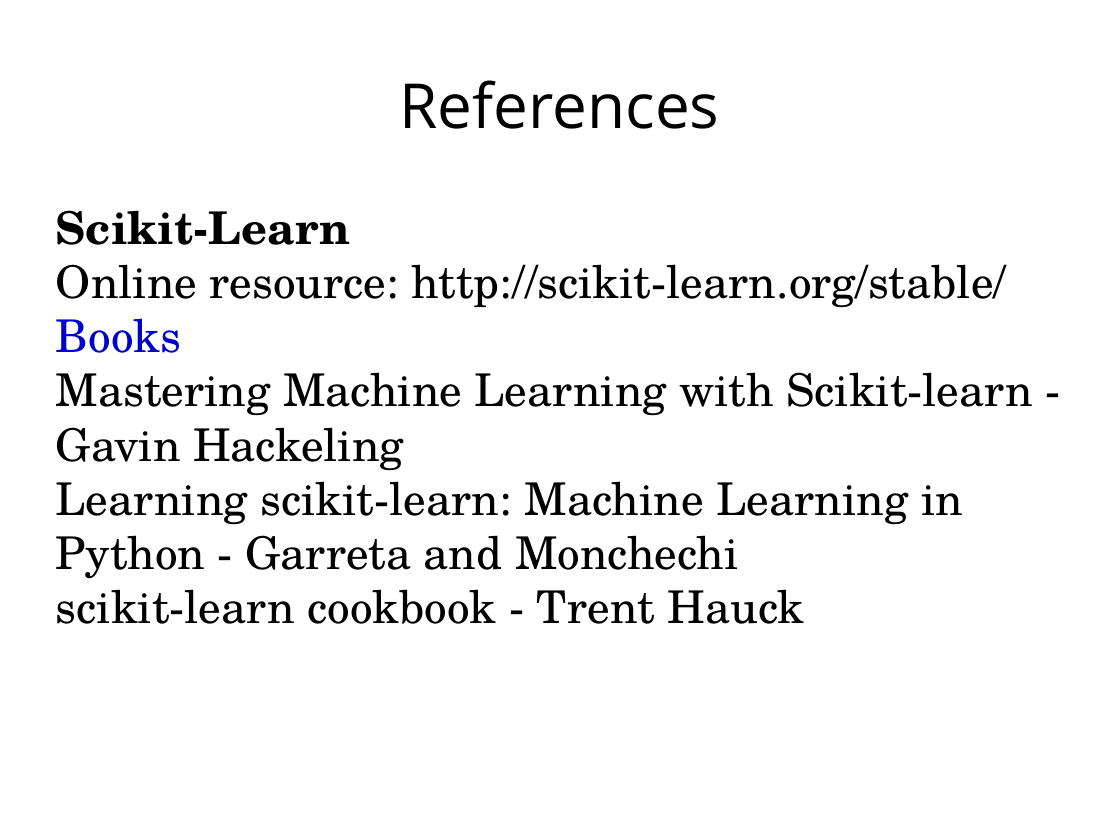
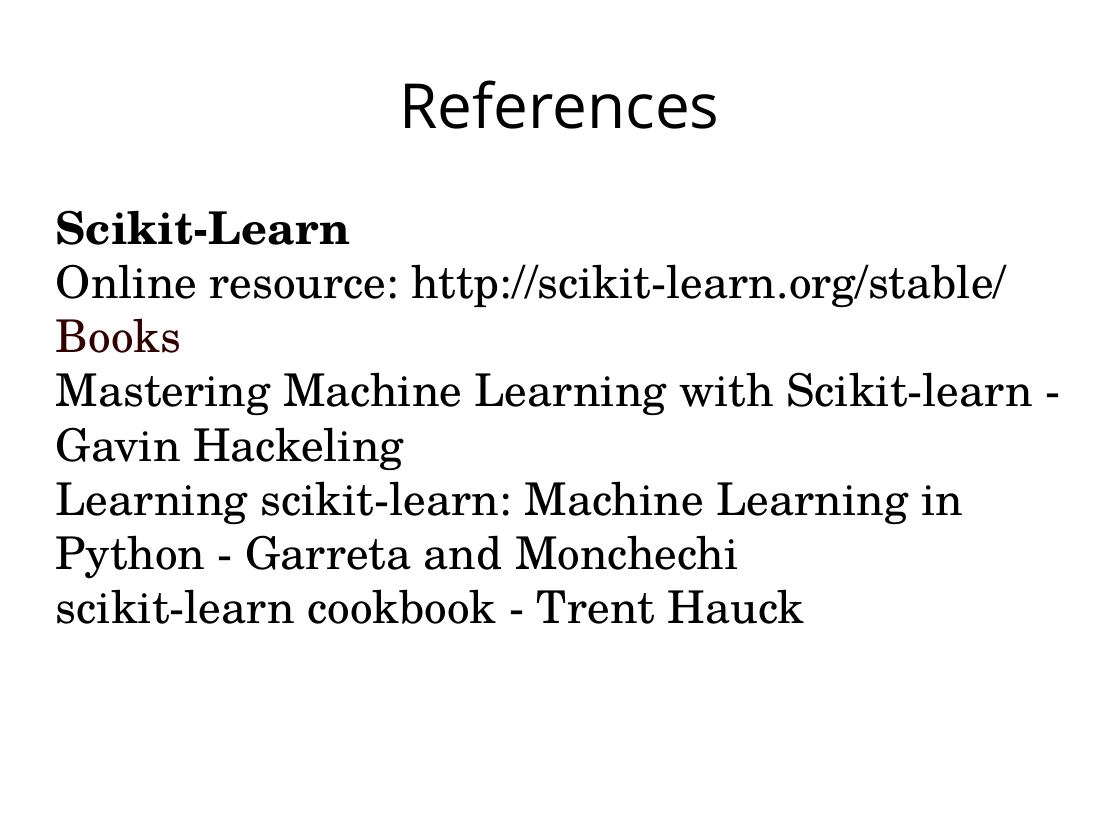
Before and after one commit to femibyte/intro_datascience_python, a slide deck: slide 42 of IntroToDataScienceUsingPython.pptx (slide 41 before the commit). Drawn at 1120x840 pixels with LibreOffice and Linux fonts; fonts in the diff are those of the drawing. Boxes give left, top, right and bottom in pixels: in the first picture for what was removed or moved away, otherwise in the second. Text is boxed around its words. In the diff, an @@ line names an element or a change of style, - is before the commit and + after.

```diff
--- a/IntroToDataScienceUsingPython.pptx
+++ b/IntroToDataScienceUsingPython.pptx
@@ text at [56,318,182,353]: text colour #0000CC to #330000 in "Books" @@
```
Also in this commit, not shown: 7 other slides changed, 1 slide added.
